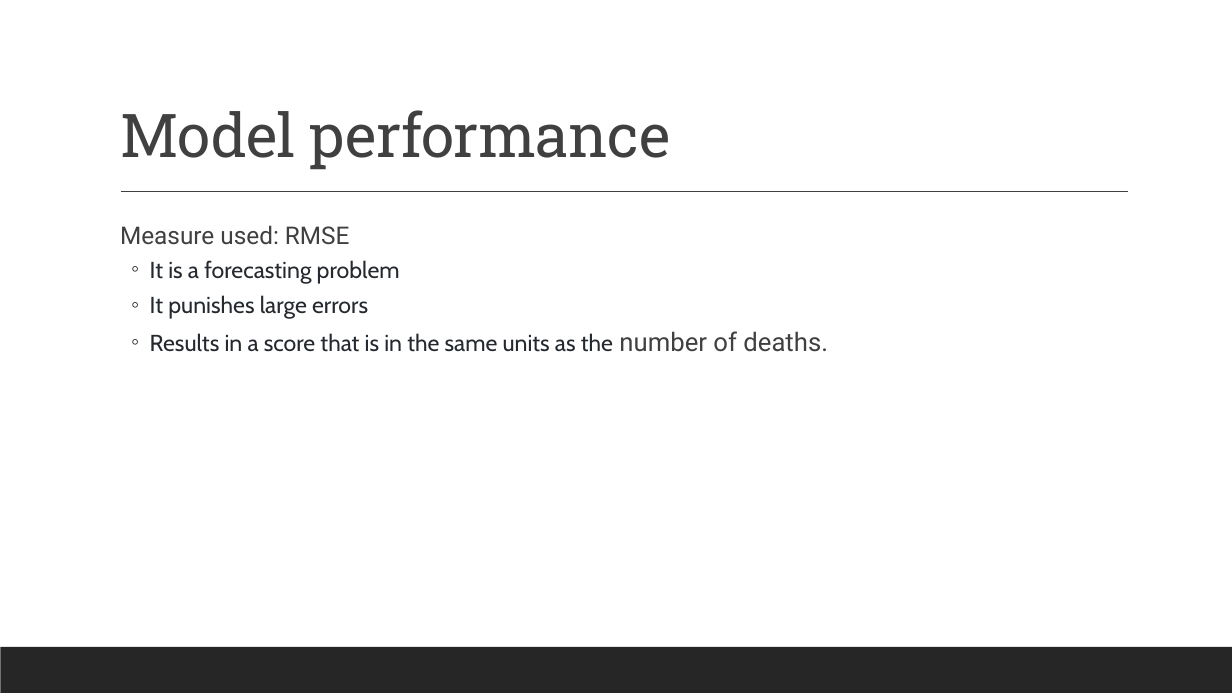
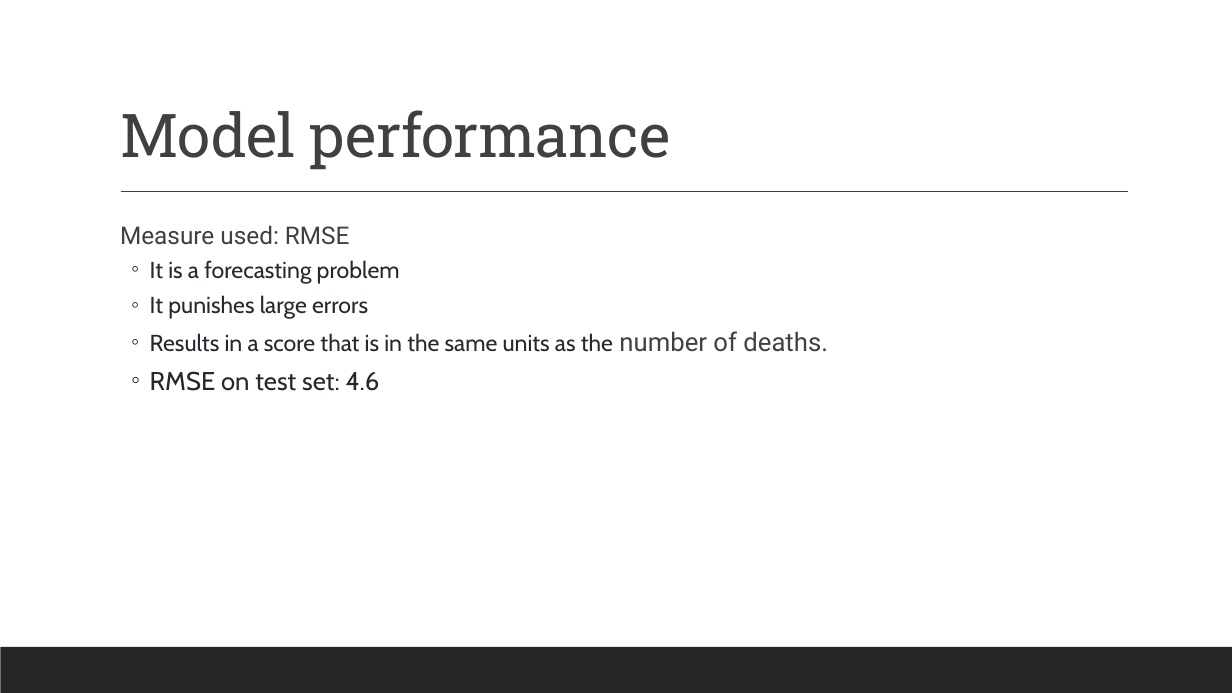
Before and after one commit to VargheseTresa/SpringBoard, a slide deck: slide 18 of cap3/Capstone_Final_Slides.pptx. Drawn at 1232x693 pixels with LibreOffice and Linux fonts; fonts in the diff are those of the drawing. Boxes give left, top, right and bottom in pixels: in the first picture for what was removed or moved away, otherwise in the second. Text is boxed around its words. In the diff, an @@ line names an element or a change of style, - is before the commit and + after.

```diff
--- a/cap3/Capstone_Final_Slides.pptx
+++ b/cap3/Capstone_Final_Slides.pptx
@@ text at [150, 371, 380, 391]: paragraph added @@
+  ◦ RMSE on test set: 4.6
```
Also in this commit, not shown: 3 other slides changed, 4 other files.
